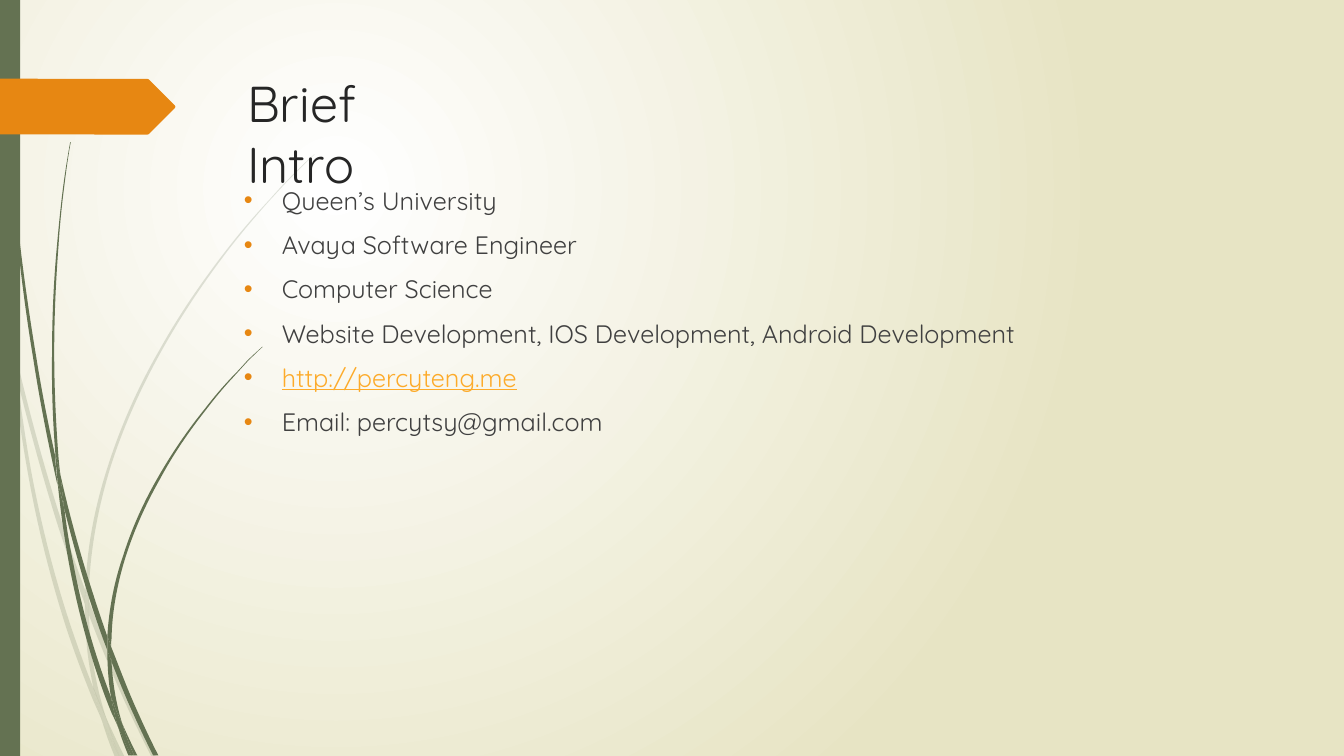
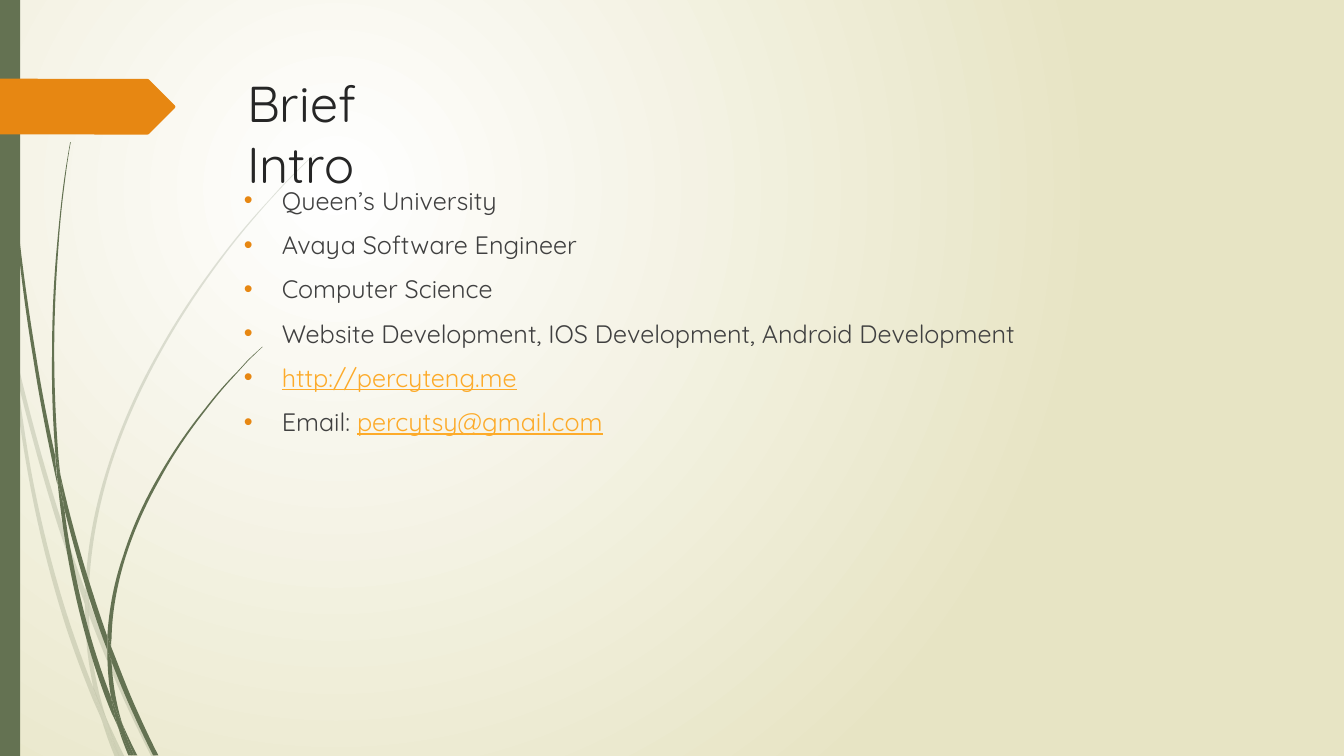
Before and after one commit to percyteng/Python-lecture, a slide deck: slide 2 of shi jiang ke/Lecture.pptx. Drawn at 1344x756 pixels with LibreOffice and Linux fonts; fonts in the diff are those of the drawing. Boxes give left, top, right and bottom in pixels: in the first picture for what was removed or moved away, otherwise in the second. Text is boxed around its words. In the diff, an @@ line names an element or a change of style, - is before the commit and + after.

```diff
--- a/shi jiang ke/Lecture.pptx
+++ b/shi jiang ke/Lecture.pptx
@@ text at bbox=[282, 412, 603, 436]: text colour #404040 to #FDAB2A, underline on in "percytsy@gmail.com" @@
```
Also in this commit, not shown: 1 other slide changed.
